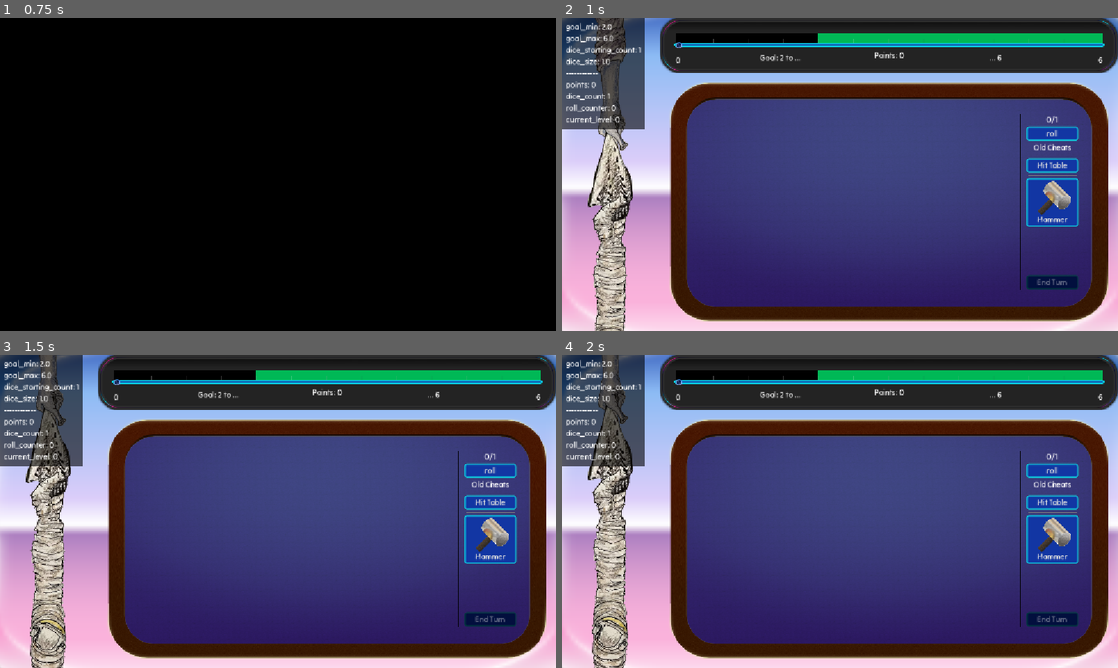
Above: before the commit, frames 1-4 (two rows, left to right).
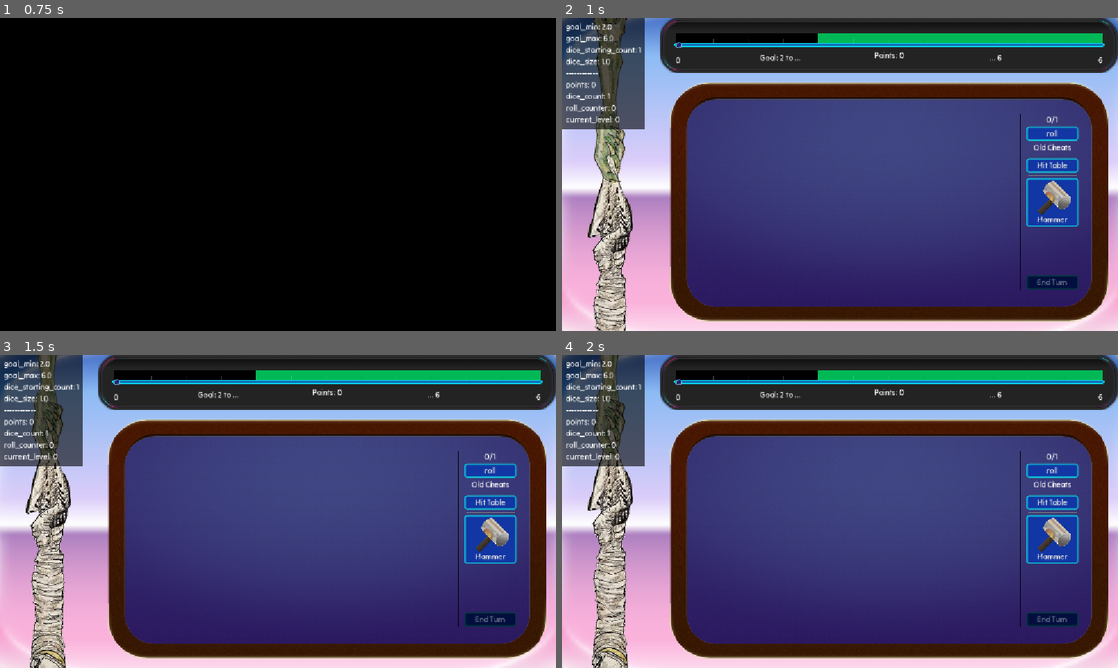
Above: after the commit, the same moments.

Repository: vhoyer/ludum_dare_60
Game: Godot game, scene res://stages/main_menu/main_menu.tscn
Same seed, same stepped clock (60 frames per second), same inputs: the game is played once before the commit and once after it.
Inputs (mouse positions are in pixels of both pictures, inside the frame that each line leads up to):
- Up to frame 1 (0.75 s): click "Start" at 0.5 s
- Up to frame 2 (1 s): no input
- Up to frame 3 (1.5 s): move the mouse to (400, 495) at 1.27 s; hold Right (ui_right) from 1.28 s (still down); tap K at 1.35 s; click (400, 495) at 1.42 s
- Up to frame 4 (2 s): keep holding Right (ui_right)

Frame 1 is identical in both runs. In frame 2, 4.0% of the frame differs, in the area x 4-13%, y 0-100%; in frame 3, 4.2%; in frame 4, 4.2%.

Commit message:
Replace Alien Arms and Thumbs for Levels 1-4

Diff:
--- a/auto_loads/levels_manager/levels_manager.tscn
+++ b/auto_loads/levels_manager/levels_manager.tscn
@@ -3,10 +3,14 @@
 [ext_resource type="Script" uid="uid://c6nhi0n7ir0mk" path="res://auto_loads/levels_manager/game_level.gd" id="1_3gud8"]
 [ext_resource type="Script" uid="uid://b88m5ka3hrfu8" path="res://auto_loads/levels_manager/levels_manager.gd" id="1_6pqnw"]
 [ext_resource type="Texture2D" uid="uid://snn30p1a6npw" path="res://assets/items/trusts.png" id="3_40wsv"]
+[ext_resource type="Texture2D" uid="uid://qc453ly5y8n5" path="res://assets/alien/alien_01_thumb.png" id="4_l3ahm"]
 [ext_resource type="Texture2D" uid="uid://da6vm36laa0x8" path="res://assets/alien/alien_04_thumb.png" id="4_vmfb7"]
 [ext_resource type="Texture2D" uid="uid://ru572e04la4u" path="res://assets/alien/alien_04_whole.png" id="5_l3ahm"]
+[ext_resource type="Texture2D" uid="uid://cf1mnv1oc0n5n" path="res://assets/alien/alien_01_arm.png" id="5_ul6in"]
 [ext_resource type="Texture2D" uid="uid://b4drw1tk582c2" path="res://assets/items/tank.png" id="6_ul6in"]
 [ext_resource type="Texture2D" uid="uid://m71fipvqa6l6" path="res://assets/items/cabin.png" id="7_o1cg6"]
+[ext_resource type="Texture2D" uid="uid://qvgmxiqxflhe" path="res://assets/alien/alien_02_thumb.png" id="8_o1cg6"]
+[ext_resource type="Texture2D" uid="uid://bsfsccoe34af" path="res://assets/alien/alien_02_arm.png" id="9_r62wx"]
 
 [node name="LevelsManager" type="Node" unique_id=791325084]
 script = ExtResource("1_6pqnw")
@@ -17,8 +21,8 @@
 goal_max = 6.0
 max_rolls = 1
 item = ExtResource("3_40wsv")
-alien_thumb = ExtResource("4_vmfb7")
-alien_whole = ExtResource("5_l3ahm")
+alien_thumb = ExtResource("4_l3ahm")
+alien_whole = ExtResource("5_ul6in")
 metadata/_custom_type_script = "uid://c6nhi0n7ir0mk"
 
 [node name="GameLevel2" type="Node" parent="." unique_id=1620483075]
@@ -27,8 +31,8 @@
 goal_max = 12.0
 dice_starting_count = 2
 item = ExtResource("6_ul6in")
-alien_thumb = ExtResource("4_vmfb7")
-alien_whole = ExtResource("5_l3ahm")
+alien_thumb = ExtResource("4_l3ahm")
+alien_whole = ExtResource("5_ul6in")
 metadata/_custom_type_script = "uid://c6nhi0n7ir0mk"
 
 [node name="GameLevel3" type="Node" parent="." unique_id=1600452007]
@@ -37,8 +41,8 @@
 goal_max = 15.0
 dice_starting_count = 3
 item = ExtResource("7_o1cg6")
-alien_thumb = ExtResource("4_vmfb7")
-alien_whole = ExtResource("5_l3ahm")
+alien_thumb = ExtResource("4_l3ahm")
+alien_whole = ExtResource("5_ul6in")
 metadata/_custom_type_script = "uid://c6nhi0n7ir0mk"
 
 [node name="GameLevel4" type="Node" parent="." unique_id=310190478]
@@ -48,8 +52,8 @@
 dice_starting_count = 4
 max_rolls = 2
 item = ExtResource("3_40wsv")
-alien_thumb = ExtResource("4_vmfb7")
-alien_whole = ExtResource("5_l3ahm")
+alien_thumb = ExtResource("8_o1cg6")
+alien_whole = ExtResource("9_r62wx")
 metadata/_custom_type_script = "uid://c6nhi0n7ir0mk"
 
 [node name="GameLevel5" type="Node" parent="." unique_id=216915770]
